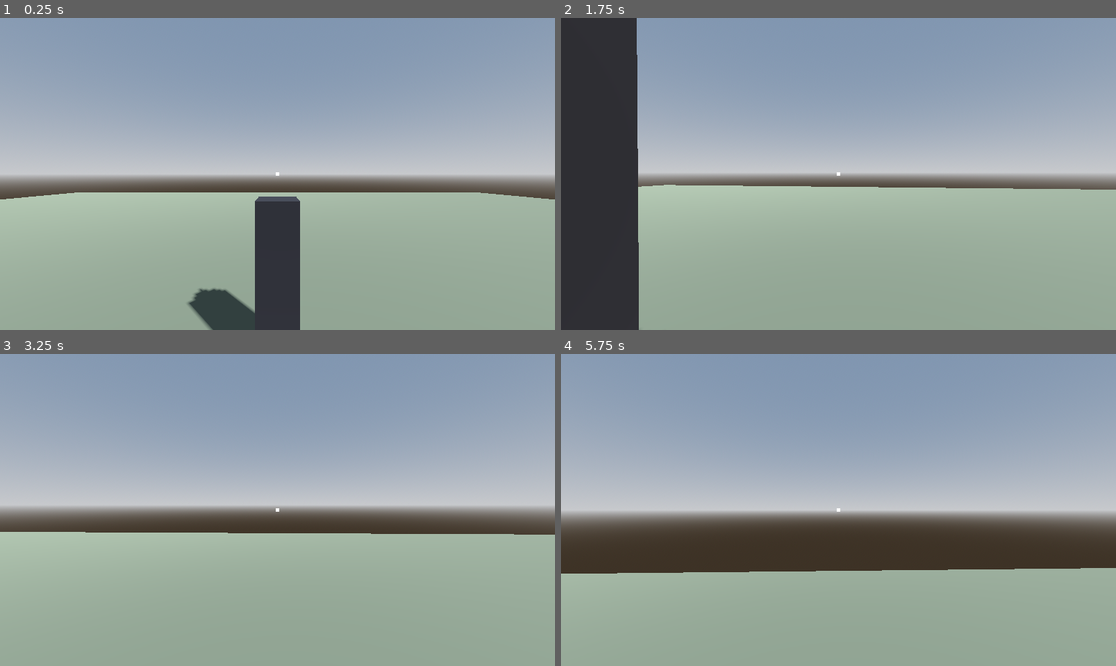
Above: before the commit, frames 1-4 (two rows, left to right).
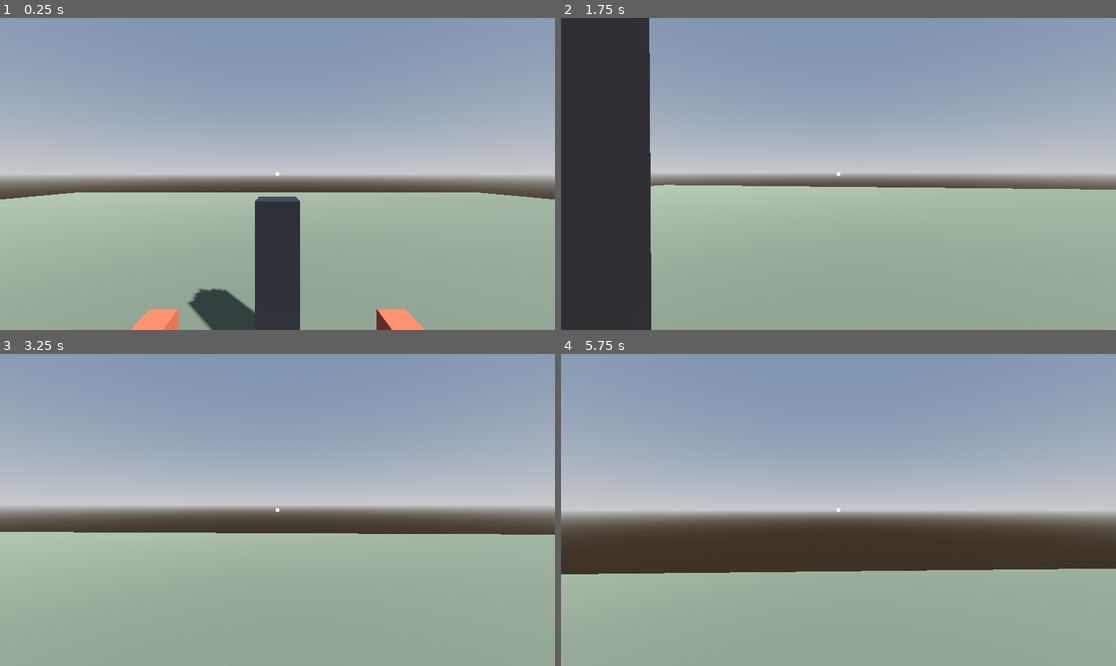
Above: after the commit, the same moments.

Repository: patrisck/mistline
Game: Godot game, scene res://scenes/Main.tscn
Same seed, same stepped clock (60 frames per second), same inputs: the game is played once before the commit and once after it.
Inputs (mouse positions are in pixels of both pictures, inside the frame that each line leads up to):
- Up to frame 1 (0.25 s): no input
- Up to frame 2 (1.75 s): move the mouse to (866, 174) at 0.52 s; hold W (move_forward) from 0.53 s (still down); click (866, 174) at 0.6 s; tap Space (jump) at 0.77, 1.52 s; tap E (interact, bound only before the commit) at 0.8, 1.35 s; move the mouse to (810, 174) at 1.27 s; click (810, 174) at 1.55 s
- Up to frame 3 (3.25 s): keep holding W (move_forward); move the mouse to (288, 503) at 2.02 s; click (288, 503) at 2.1 s; tap E (interact, bound only before the commit) at 2.3, 2.85 s; move the mouse to (271, 516) at 2.77 s; tap Space (jump) at 3.02 s; click (271, 516) at 3.05 s
- Up to frame 4 (5.75 s): keep holding W (move_forward); move the mouse to (877, 513) at 3.52 s; hold Shift (sprint) 3.53-4.28 s; tap Space (jump) at 3.77, 4.52 s; tap E (interact, bound only before the commit) at 3.8, 5.1 s; move the mouse to (794, 506) at 4.27 s; click (794, 506) at 4.35 s; move the mouse to (844, 510) at 5.02 s

The runs differ from the first frame. In frame 1, 0.9% of the frame differs, in the area x 23-77%, y 93-100%; in frame 2, 2.3%, in the area x 13-94%, y 0-100%; in frame 3, less than 0.1%; in frame 4, 0.2%.

Commit message:
feat: pickup/carry system for physics objects (interact on left click)

Diff:
--- a/project.godot
+++ b/project.godot
@@ -49,7 +49,7 @@
 }
 interact={
 "deadzone": 0.5,
-"events": [Object(InputEventKey,"resource_local_to_scene":false,"resource_name":"","device":-1,"window_id":0,"alt_pressed":false,"shift_pressed":false,"ctrl_pressed":false,"meta_pressed":false,"pressed":false,"keycode":0,"physical_keycode":69,"key_label":0,"unicode":0,"location":0,"echo":false,"script":null)
+"events": [Object(InputEventMouseButton,"resource_local_to_scene":false,"resource_name":"","device":-1,"window_id":0,"alt_pressed":false,"shift_pressed":false,"ctrl_pressed":false,"meta_pressed":false,"button_mask":0,"position":Vector2(0, 0),"global_position":Vector2(0, 0),"factor":1.0,"button_index":1,"canceled":false,"pressed":false,"double_click":false,"script":null)
 ]
 }
 
--- a/scenes/Main.tscn
+++ b/scenes/Main.tscn
@@ -1,7 +1,8 @@
-[gd_scene load_steps=9 format=3 uid="uid://dmistlinemain0"]
+[gd_scene load_steps=10 format=3 uid="uid://dmistlinemain0"]
 
 [ext_resource type="PackedScene" path="res://scenes/Player.tscn" id="1_player"]
 [ext_resource type="PackedScene" path="res://scenes/InteractableLamp.tscn" id="2_lamp"]
+[ext_resource type="PackedScene" path="res://scenes/PickableBox.tscn" id="3_pickable"]
 
 [sub_resource type="ProceduralSkyMaterial" id="ProceduralSkyMaterial_main"]
 
@@ -44,3 +45,9 @@
 
 [node name="Lamp" parent="." instance=ExtResource("2_lamp")]
 transform = Transform3D(1, 0, 0, 0, 1, 0, 0, 0, 1, 0, 0, -2.5)
+
+[node name="PickableBox" parent="." instance=ExtResource("3_pickable")]
+transform = Transform3D(1, 0, 0, 0, 1, 0, 0, 0, 1, 1.2, 1, -2)
+
+[node name="PickableBox2" parent="." instance=ExtResource("3_pickable")]
+transform = Transform3D(1, 0, 0, 0, 1, 0, 0, 0, 1, -1.2, 1, -2)
--- /dev/null
+++ b/scenes/PickableBox.tscn
@@ -0,0 +1,24 @@
+[gd_scene load_steps=5 format=3]
+
+[ext_resource type="Script" path="res://scripts/pickable.gd" id="1_pickable"]
+
+[sub_resource type="BoxShape3D" id="BoxShape3D_box"]
+size = Vector3(0.3, 0.3, 0.3)
+
+[sub_resource type="BoxMesh" id="BoxMesh_box"]
+size = Vector3(0.3, 0.3, 0.3)
+
+[sub_resource type="StandardMaterial3D" id="StandardMaterial3D_box"]
+albedo_color = Color(0.6, 0.3, 0.2, 1)
+
+[node name="PickableBox" type="RigidBody3D"]
+mass = 1.5
+script = ExtResource("1_pickable")
+prompt = "Pegar caixa"
+
+[node name="MeshInstance3D" type="MeshInstance3D" parent="."]
+mesh = SubResource("BoxMesh_box")
+material_override = SubResource("StandardMaterial3D_box")
+
+[node name="CollisionShape3D" type="CollisionShape3D" parent="."]
+shape = SubResource("BoxShape3D_box")
--- a/scenes/Player.tscn
+++ b/scenes/Player.tscn
@@ -1,8 +1,9 @@
-[gd_scene load_steps=5 format=3]
+[gd_scene load_steps=6 format=3]
 
 [ext_resource type="Script" path="res://scripts/player_controller.gd" id="1_player"]
 [ext_resource type="Script" path="res://scripts/player_interactor.gd" id="2_interactor"]
 [ext_resource type="Script" path="res://scripts/interaction_prompt.gd" id="3_prompt"]
+[ext_resource type="Script" path="res://scripts/player_carry.gd" id="4_carry"]
 
 [sub_resource type="CapsuleShape3D" id="CapsuleShape3D_player"]
 radius = 0.4
@@ -24,6 +25,10 @@
 [node name="Interactor" type="RayCast3D" parent="Head/Camera3D"]
 target_position = Vector3(0, 0, -3.5)
 script = ExtResource("2_interactor")
+
+[node name="Carry" type="Node3D" parent="Head/Camera3D"]
+transform = Transform3D(1, 0, 0, 0, 1, 0, 0, 0, 1, 0, 0, -2)
+script = ExtResource("4_carry")
 
 [node name="HUD" type="CanvasLayer" parent="."]
 
@@ -48,6 +53,5 @@
 grow_vertical = 2
 horizontal_alignment = 1
 vertical_alignment = 2
-text = "[E] Interagir"
+text = ""
 script = ExtResource("3_prompt")
-interactor = NodePath("../../Head/Camera3D/Interactor")
--- a/scripts/interaction_prompt.gd
+++ b/scripts/interaction_prompt.gd
@@ -1,14 +1,13 @@
 extends Label
 
-## Mostra o prompt do Interactable atualmente na mira do jogador.
+## Mostra o prompt de acao atual resolvido pelo PlayerInteractor.
 
-@export var interactor: PlayerInteractor
+@onready var _interactor: PlayerInteractor = $"../../Head/Camera3D/Interactor"
 
 
 func _process(_delta: float) -> void:
-	var target := interactor.current_interactable if interactor else null
-	if target and target.can_interact(interactor.player):
-		text = "[E] " + target.prompt
+	if _interactor and _interactor.current_prompt != "":
+		text = "[Clique] " + _interactor.current_prompt
 		visible = true
 	else:
 		visible = false
--- /dev/null
+++ b/scripts/pickable.gd
@@ -0,0 +1,11 @@
+class_name Pickable
+extends RigidBody3D
+
+## Objeto que pode ser pego e carregado na mira (um por vez).
+
+@export var prompt := "Pegar"
+@export var pickable_enabled := true
+
+
+func can_pick() -> bool:
+	return pickable_enabled
--- /dev/null
+++ b/scripts/player_carry.gd
@@ -0,0 +1,60 @@
+class_name PlayerCarry
+extends Node3D
+
+## Ponto de sustentacao a frente da camera. Carrega um Pickable por vez,
+## puxando-o ate este ponto por velocidade (continua colidindo com o mundo).
+
+@export var follow_strength := 14.0
+@export var max_carry_speed := 12.0
+@export var angular_damping := 12.0
+
+var player: CharacterBody3D
+
+var _held: Pickable
+
+
+func _ready() -> void:
+	player = _find_player()
+
+
+func is_holding() -> bool:
+	return _held != null
+
+
+func pick_up(pickable: Pickable) -> void:
+	if _held or pickable == null:
+		return
+	_held = pickable
+	_held.sleeping = false
+	_held.gravity_scale = 0.0
+	_held.angular_velocity = Vector3.ZERO
+	if player:
+		_held.add_collision_exception_with(player)
+
+
+func drop() -> void:
+	if _held == null:
+		return
+	_held.gravity_scale = 1.0
+	if player:
+		_held.remove_collision_exception_with(player)
+	_held = null
+
+
+func _physics_process(delta: float) -> void:
+	if _held == null:
+		return
+	var desired := (global_position - _held.global_position) * follow_strength
+	if desired.length() > max_carry_speed:
+		desired = desired.normalized() * max_carry_speed
+	_held.linear_velocity = desired
+	_held.angular_velocity = _held.angular_velocity.lerp(Vector3.ZERO, clampf(angular_damping * delta, 0.0, 1.0))
+
+
+func _find_player() -> CharacterBody3D:
+	var node := get_parent()
+	while node:
+		if node is CharacterBody3D:
+			return node
+		node = node.get_parent()
+	return null
--- a/scripts/player_interactor.gd
+++ b/scripts/player_interactor.gd
@@ -1,12 +1,17 @@
 class_name PlayerInteractor
 extends RayCast3D
 
-## Detecta Interactables na mira (raycast a partir da camera) e os aciona.
+## Detecta Interactables/Pickables na mira e roteia a acao de interagir/pegar/soltar.
+## Mantem current_prompt (texto) para o HUD exibir.
 
 @export var interact_action := "interact"
 
 var player: CharacterBody3D
-var current_interactable: Interactable
+var current_prompt := ""
+
+@onready var carry: PlayerCarry = $"../Carry"
+
+var _target: Node3D
 
 
 func _ready() -> void:
@@ -17,12 +22,39 @@
 
 func _physics_process(_delta: float) -> void:
 	if is_colliding():
-		current_interactable = get_collider() as Interactable
+		_target = get_collider() as Node3D
 	else:
-		current_interactable = null
+		_target = null
 
-	if current_interactable and Input.is_action_just_pressed(interact_action):
-		current_interactable.interact(player)
+	current_prompt = _resolve_prompt()
+
+	if Input.is_action_just_pressed(interact_action) and Input.mouse_mode == Input.MOUSE_MODE_CAPTURED:
+		_do_action()
+
+
+func _resolve_prompt() -> String:
+	if carry and carry.is_holding():
+		return "Soltar"
+	var interactable := _target as Interactable
+	if interactable and interactable.can_interact(player):
+		return interactable.prompt
+	var pickable := _target as Pickable
+	if pickable and pickable.can_pick():
+		return pickable.prompt
+	return ""
+
+
+func _do_action() -> void:
+	if carry and carry.is_holding():
+		carry.drop()
+		return
+	var interactable := _target as Interactable
+	if interactable and interactable.can_interact(player):
+		interactable.interact(player)
+		return
+	var pickable := _target as Pickable
+	if pickable and pickable.can_pick() and carry:
+		carry.pick_up(pickable)
 
 
 func _find_player() -> CharacterBody3D:
Not shown, added: scripts/pickable.gd.uid
Not shown, added: scripts/player_carry.gd.uid
